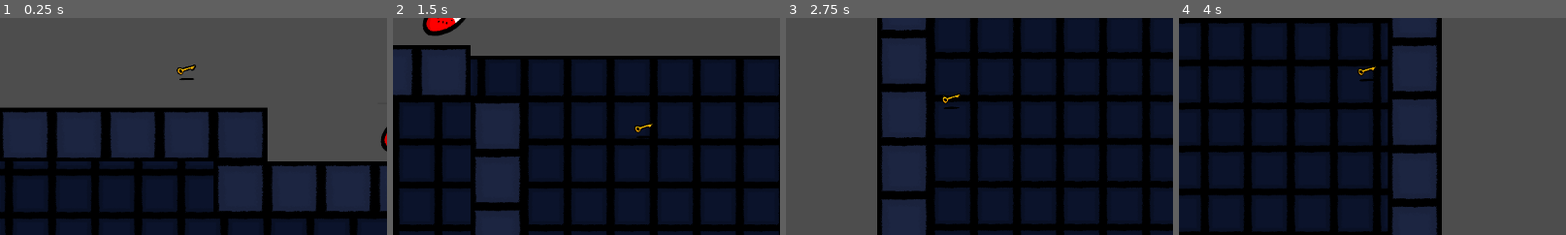
Above: before the commit, frames 1-4 (left to right).
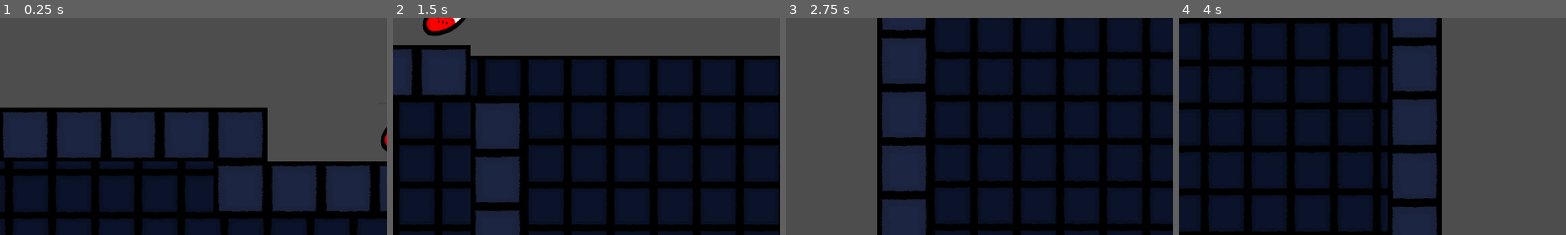
Above: after the commit, the same moments.

Repository: alexeiMikhail/evo
Game: Godot game, scene res://level_1.tscn
Same seed, same stepped clock (60 frames per second), same inputs: the game is played once before the commit and once after it.
Inputs:
- Up to frame 1 (0.25 s): no input
- Up to frame 2 (1.5 s): tap Space at 0.5, 1.25 s; hold Right (move_right) from 0.53 s (still down); tap Shift (dash) at 0.6, 1.35 s; tap Up (jump) at 0.77 s
- Up to frame 3 (2.75 s): tap Up (jump) at 1.52 s; tap Space at 2 s; release Right (move_right) at 2.03 s; hold Left (move_left) from 2.03 s (still down); tap Shift (dash) at 2.1 s
- Up to frame 4 (4 s): tap Space at 2.75, 3.5 s; release Left (move_left) at 2.78 s; hold Right (move_right) from 2.78 s (still down); tap Shift (dash) at 2.85, 3.6 s; tap Up (jump) at 3.02, 3.77 s
The pictures show only the part of the screen within x 26-76%, y 41-91%; the shares and areas given below are measured in that part.

The runs differ from the first frame. In frame 1, 0.2% of the frame differs, in the area x 45-51%, y 21-29%; in frame 2, 0.1%; in frame 3, 0.1%; in frame 4, 0.1%.
Error before the commit: Cannot call method 'queue_free' on a null value. (res://key.gd:7)

Commit message:
Tweak swim speed, remove obsolete key line of code

Diff:
--- a/alien.gd
+++ b/alien.gd
@@ -26,7 +26,7 @@
 @export var RUN_SPEED: float = 400.0
 @export var JUMP_VELOCITY: float = -500.0
 @export var X_ACCELERATION: float = 25
-@export var SWIM_SPEED: float = 5000.0
+@export var SWIM_SPEED: float = 1400.0
 @export var ROTATION_SPEED: float = 5.0
 @export var HOP_SPEED: float = 1000.0
 @export var GLIDE_MODIFIER: float = 0.75
--- a/key.gd
+++ b/key.gd
@@ -4,5 +4,4 @@
 
 func _on_body_entered(body):
 	if body is Alien:
-		key_wall.queue_free()
 		queue_free()
